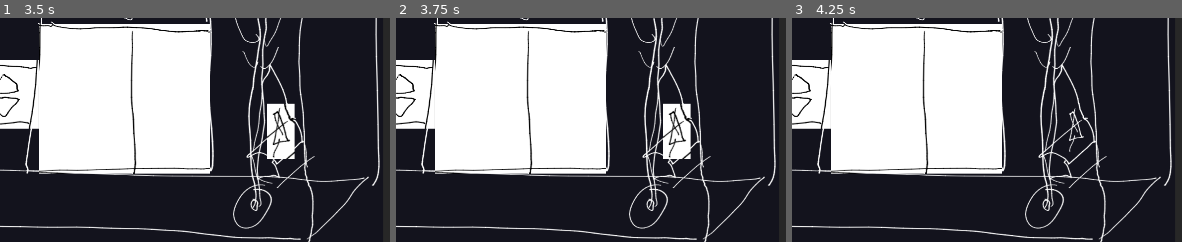
Above: before the commit, frames 1-3 (left to right).
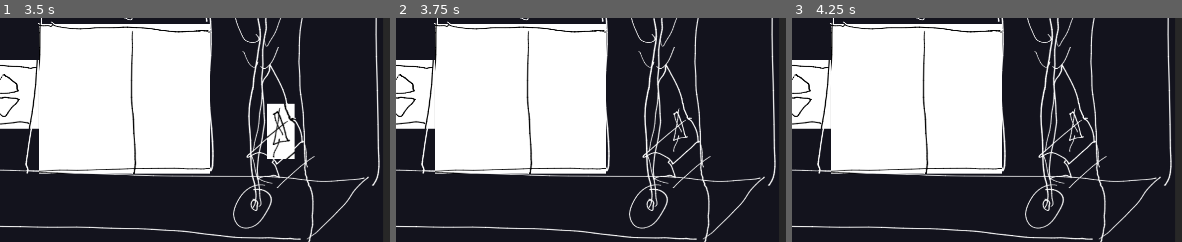
Above: after the commit, the same moments.

Repository: chippmann/dampfmechanische-einstellung
Game: Godot game, scene res://stages/00_Prologue.tscn
The game is run twice, just before and just after one commit, with the same random seed, the same clock (stepped at 60 frames per second) and the same inputs. The engine's default icon, where the game draws it, is replaced by a stand-in: a white triangle on a blue panel in a dark square. Sound files missing from this copy of the repository are replaced by a short silence.
Inputs (mouse positions are % of the whole screen's width and height, from its top left):
- Up to frame 1 (3.5 s): click (38, 18) at 0.5 s; click (26, 57) at 1.25 s; click (51, 66) at 2 s; click (66, 67) at 2.75 s
- Up to frame 2 (3.75 s): click (86, 74) at 3.5 s
- Up to frame 3 (4.25 s): no input
The pictures show only the part of the screen within x 50-100%, y 49-98%; the shares and areas given below are measured in that part.

Frame 1 is identical in both runs. In frame 2, 1.7% of the frame differs, in the area x 68-76%, y 37-63%; in frame 3, nothing differs.

Commit message:
implement ElevatorDoor Logic

Diff:
--- a/TestScene.tscn
+++ b/TestScene.tscn
@@ -1,9 +1,3 @@
-[gd_scene load_steps=3 format=2]
-
-[ext_resource path="res://objects/base/IneractableObject.tscn" type="PackedScene" id=1]
-[ext_resource path="res://objects/base/resources/ObjectAction.tres" type="Resource" id=2]
+[gd_scene format=2]
 
 [node name="TestScene" type="Node2D"]
-
-[node name="IneractableObject" parent="." instance=ExtResource( 1 )]
-actions = [ ExtResource( 2 ) ]
--- a/objects/Reception/ElevatorButton/ElevatorButtonAction.gd
+++ b/objects/Reception/ElevatorButton/ElevatorButtonAction.gd
@@ -4,3 +4,5 @@
 
 func _execute(action_name: String) -> void:
 	GameState.elevatorButtonPressed = 1
+	if Inventory.has_object("ScrewDriver"):
+		print("Victory!! Puzzle solved! Open Elevator!")
--- a/objects/Reception/ElevatorButton/ElevatorButtonPress.tres
+++ b/objects/Reception/ElevatorButton/ElevatorButtonPress.tres
@@ -11,3 +11,4 @@
 conditionExpression = "true"
 actionExpression = ""
 actionScript = ExtResource( 3 )
+actionWaitsForAudio = true
--- a/objects/Reception/ElevatorDoor/ElevatorDoorPush01.tres
+++ b/objects/Reception/ElevatorDoor/ElevatorDoorPush01.tres
@@ -9,3 +9,4 @@
 conditionExpression = ""
 conditionScript = ExtResource( 2 )
 actionExpression = ""
+actionWaitsForAudio = true
--- a/objects/Reception/ElevatorDoor/ElevatorDoorPush02.tres
+++ b/objects/Reception/ElevatorDoor/ElevatorDoorPush02.tres
@@ -11,3 +11,4 @@
 conditionExpression = ""
 conditionScript = ExtResource( 3 )
 actionExpression = ""
+actionWaitsForAudio = true
--- a/objects/Reception/Receptionist/receptionReceptionistGoTo30.tres
+++ b/objects/Reception/Receptionist/receptionReceptionistGoTo30.tres
@@ -11,3 +11,4 @@
 conditionExpression = ""
 conditionScript = ExtResource( 3 )
 actionExpression = ""
+actionWaitsForAudio = true
--- a/objects/Reception/Receptionist/receptionReceptionistWait01.tres
+++ b/objects/Reception/Receptionist/receptionReceptionistWait01.tres
@@ -11,3 +11,4 @@
 conditionExpression = ""
 conditionScript = ExtResource( 3 )
 actionExpression = ""
+actionWaitsForAudio = true
--- a/objects/Reception/Receptionist/receptionReceptionistWait02.tres
+++ b/objects/Reception/Receptionist/receptionReceptionistWait02.tres
@@ -11,3 +11,4 @@
 conditionExpression = ""
 conditionScript = ExtResource( 3 )
 actionExpression = ""
+actionWaitsForAudio = true
--- a/objects/Reception/ScrewDriver/ScrewDriverAction.gd
+++ b/objects/Reception/ScrewDriver/ScrewDriverAction.gd
@@ -4,4 +4,6 @@
 
 func _execute(action_name: String) -> void:
 	Inventory.add_item("ScrewDriver")
-	ActionRelay.trigger("ScrewDriver", "queue_free")
+	ActionRelay.trigger("ScrewDriver", "set_visible", [false])
+	if GameState.elevatorButtonPressed == 1:
+		print("Victory!! Puzzle solved! Open Elevator!")
--- a/objects/Reception/ScrewDriver/ScrewDriverPickUp.tres
+++ b/objects/Reception/ScrewDriver/ScrewDriverPickUp.tres
@@ -11,3 +11,4 @@
 conditionExpression = "true"
 actionExpression = ""
 actionScript = ExtResource( 3 )
+actionWaitsForAudio = false
--- a/objects/Reception/ceilingLight/ceilingLightCantReach.tres
+++ b/objects/Reception/ceilingLight/ceilingLightCantReach.tres
@@ -9,3 +9,4 @@
 audio = ExtResource( 2 )
 conditionExpression = "true"
 actionExpression = ""
+actionWaitsForAudio = true
--- a/objects/Reception/receptionBell/receptionBellRing.tres
+++ b/objects/Reception/receptionBell/receptionBellRing.tres
@@ -11,3 +11,4 @@
 conditionExpression = "true"
 actionExpression = ""
 actionScript = ExtResource( 3 )
+actionWaitsForAudio = true
--- a/objects/base/IneractableObject.gd
+++ b/objects/base/IneractableObject.gd
@@ -20,7 +20,8 @@
 		if action.audio:
 			_audio_stream_player.set_stream(action.audio)
 			_audio_stream_player.play()
-			yield(_audio_stream_player, "finished")
+			if action.actionWaitsForAudio:
+				yield(_audio_stream_player, "finished")
 
 		action.execute_action(action.name)
 
--- a/objects/base/resources/ObjectAction.gd
+++ b/objects/base/resources/ObjectAction.gd
@@ -8,6 +8,7 @@
 
 export var actionExpression: String
 export var actionScript: Script
+export var actionWaitsForAudio: bool = true
 
 
 func is_condition_met(action_name: String) -> bool:
--- a/objects/light/LightAction.gd
+++ /dev/null
@@ -1,6 +0,0 @@
-extends Action
-class_name LightAction
-
-
-func _execute(action_name: String) -> void:
-	var _light_bulb = Inventory.use_item("light_bulb")
--- a/objects/light/LightCondition.gd
+++ /dev/null
@@ -1,6 +0,0 @@
-extends Condition
-class_name LightCondition
-
-
-func _is_condition_met(action_name: String) -> bool:
-	return Inventory.has_object("light_bulb")
--- a/project.godot
+++ b/project.godot
@@ -35,16 +35,6 @@
 "path": "res://objects/base/IneractableObject.gd"
 }, {
 "base": "Action",
-"class": "LightAction",
-"language": "GDScript",
-"path": "res://objects/light/LightAction.gd"
-}, {
-"base": "Condition",
-"class": "LightCondition",
-"language": "GDScript",
-"path": "res://objects/light/LightCondition.gd"
-}, {
-"base": "Action",
 "class": "ScrewDriverAction",
 "language": "GDScript",
 "path": "res://objects/Reception/ScrewDriver/ScrewDriverAction.gd"
@@ -70,8 +60,6 @@
 "ElevatorButtonAction": "",
 "ElevatorDoorCondition": "",
 "InteractableObject": "",
-"LightAction": "",
-"LightCondition": "",
 "ScrewDriverAction": "",
 "receptionBellAction": "",
 "receptionBellCondition": "",
--- a/singletons/Inventory.gd
+++ b/singletons/Inventory.gd
@@ -2,11 +2,7 @@
 # class name provided through autoload
 #class_name Inventory
 
-var _inventory := {
-	"light_bulb": {
-
-	}
-}
+var _inventory := {}
 
 
 func has_object(objectId: String) -> bool:
